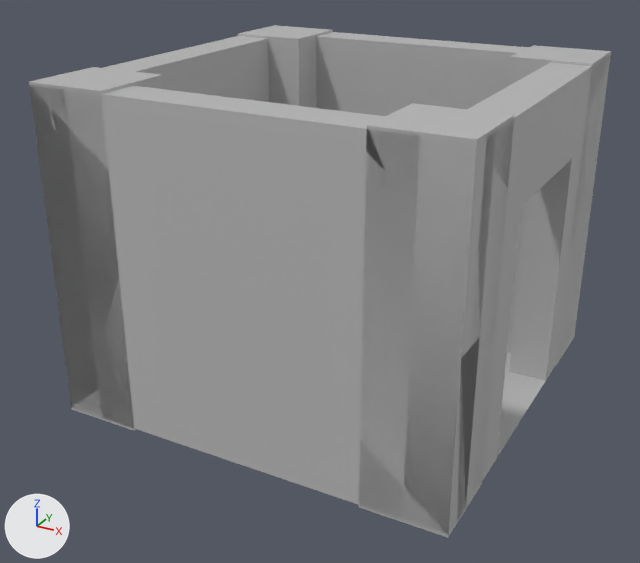
A saved change to the FBX model KazgarsRevenge/KazgarsRevenge/KazgarsRevengeContent/Models/Levels/1x1-1E.fbx.
One viewpoint serves both versions: a 50 mm lens placed at (0.0961, -0.187, 0.1176), pointed at (-0.0026, -0.0075, 0.0279). The axes (+X, +Y, +Z) are drawn at lower left. The lights are the same throughout. Where no turn or scale is listed for an object, it has been applied to the vertices.
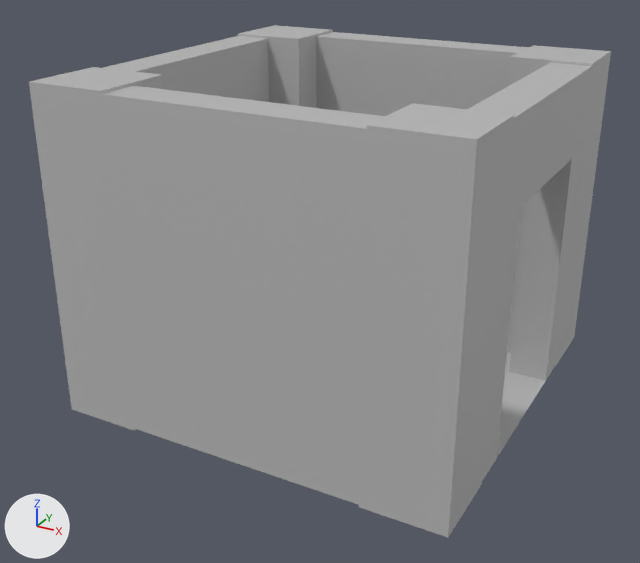
Edits to the bpy script that builds the scene:
```text
Change me_mesh_001:
    where me_mesh_001.from_pydata(...)  # 8 vertices, 6 faces; spans x -0.005..0.005, y -0.05..0.05, z -0.04..0.04
    used by ob_cube; location = (-0.045, 0.0, 0.04)
    me_mesh_001 part 1: the whole mesh is scaled about its middle by (1, 0.6, 1)
Change me_mesh_003:
    where me_mesh_003.from_pydata(...)  # 8 vertices, 6 faces; spans x -0.05..0.05, y -0.005..0.005, z -0.04..0.04
    used by ob_cube_2; location = (0.0, -0.045, 0.04)
    me_mesh_003 part 3: the whole mesh is scaled about its middle by (0.6, 1, 1)
Change me_mesh_004:
    where me_mesh_004.from_pydata(...)  # 16 vertices, 11 faces; spans x -0.005..0.005, y -0.05..0.05, z -0.04..0.04
    used by ob_cube_3_3; location = (0.045, 0.0, 0.04)
    before: 0 (0.005, -0.05, -0.04) at pixel (448, 535), 1 (0.005, -0.05, 0.04) at pixel (476, 143), 2 (0.005, 0.05, -0.04) at pixel (574, 334), 3 (0.005, 0.05, 0.04) at pixel (610, 53), 4 (-0.005, 0.05, -0.04)
    before: 5 (-0.005, 0.05, 0.04), 6 (-0.005, -0.05, -0.04) at pixel (402, 519), 7 (-0.005, -0.05, 0.04) at pixel (420, 135)
    me_mesh_004 part 2
    add for i in [*range(2, 6)]: me_mesh_004.vertices[i].co += Vector((0.0, -0.02, 0.0))
    add for i in [0, 1, 6, 7]: me_mesh_004.vertices[i].co += Vector((0.0, 0.02, 0.0))
```

Where the change shows, as pixel boxes [x1, y1, x2, y2] in the pictures (640 x 563 px):
'Cube_2', mesh rescaled (39% narrower, 7% shorter)
    before: [30, 86, 496, 535]
    after: [101, 86, 385, 505]
'Cube_3_3', reshaped
    before: [402, 54, 611, 535]
    after: [468, 63, 592, 481]
'Cube', mesh rescaled
    before: [30, 36, 269, 414]
    after: [103, 36, 269, 102]
'Cube_3_2', unchanged, uncovered by the edit
    both: [359, 103, 514, 538]
